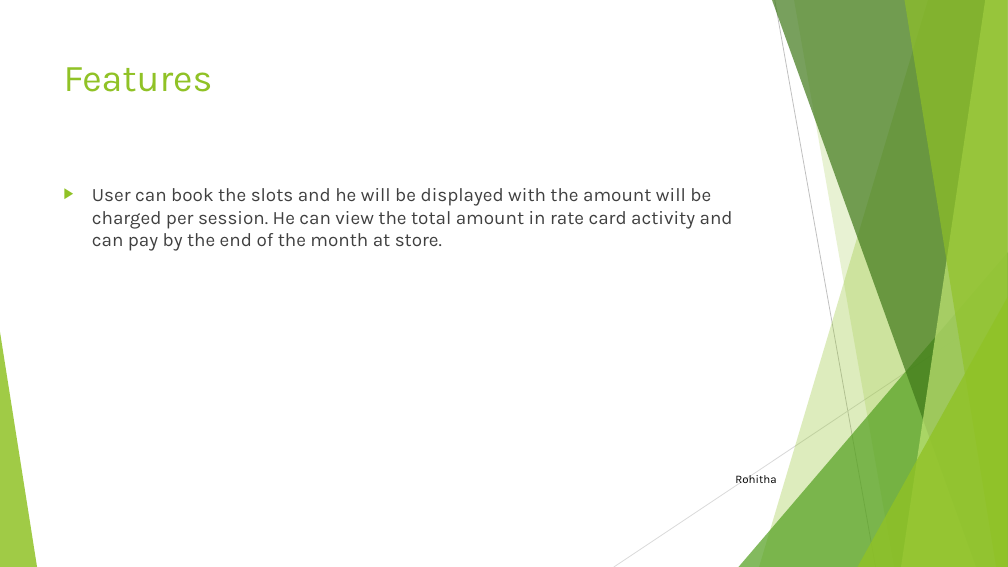
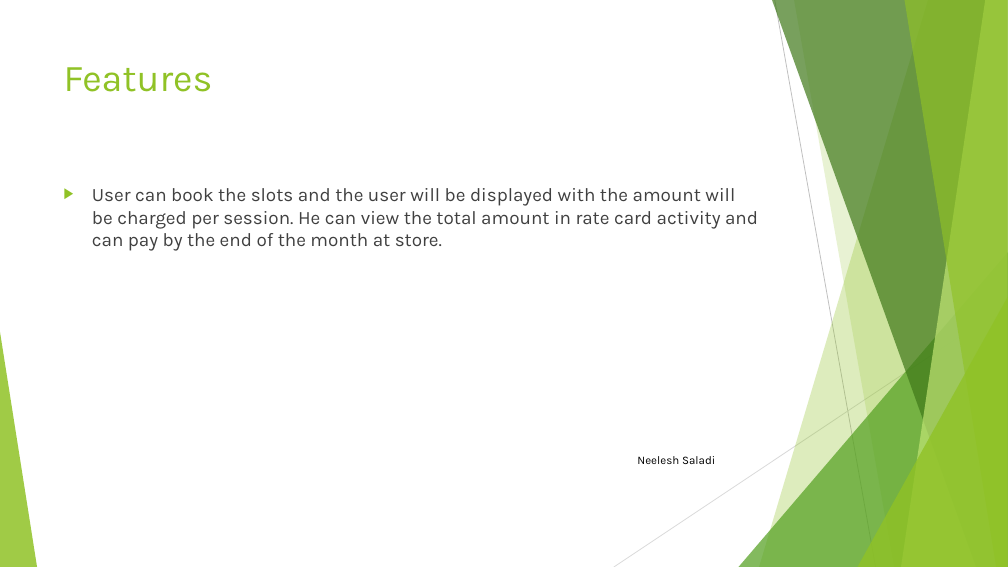
Before and after one commit to neeleshsaladi/Android-Project, a slide deck: slide 4 of Be-Fit Android.pptx. Drawn at 1008x567 pixels with LibreOffice and Linux fonts; fonts in the diff are those of the drawing. Boxes give left, top, right and bottom in pixels: in the first picture for what was removed or moved away, otherwise in the second. Text is boxed around its words. In the diff, an @@ line names an element or a change of style, - is before the commit and + after.

Commit message:
ppt final.

```diff
--- a/Be-Fit Android.pptx
+++ b/Be-Fit Android.pptx
@@ text at bbox=[92, 188, 758, 251]: text changed @@
-▶ User can book the slots and he will be displayed with the amount will be charged per session. He can view the total amount in rate card activity and can pay by the end of the month at store.
+▶ User can book the slots and the user will be displayed with the amount will be charged per session. He can view the total amount in rate card activity and can pay by the end of the month at store.
@@ text added at bbox=[637, 456, 715, 464], 11 pt, text #000000 @@
+Neelesh Saladi
@@ text removed at bbox=[735, 475, 777, 483] @@
-Rohitha
```
Also in this commit, not shown: 13 other slides changed, 1 slide added.
